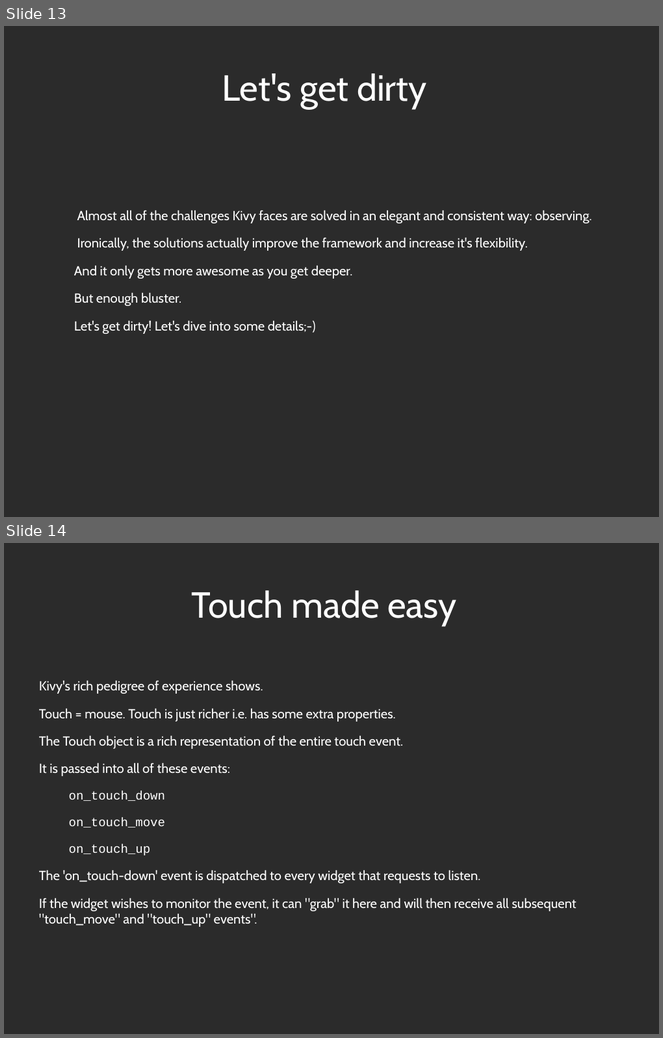
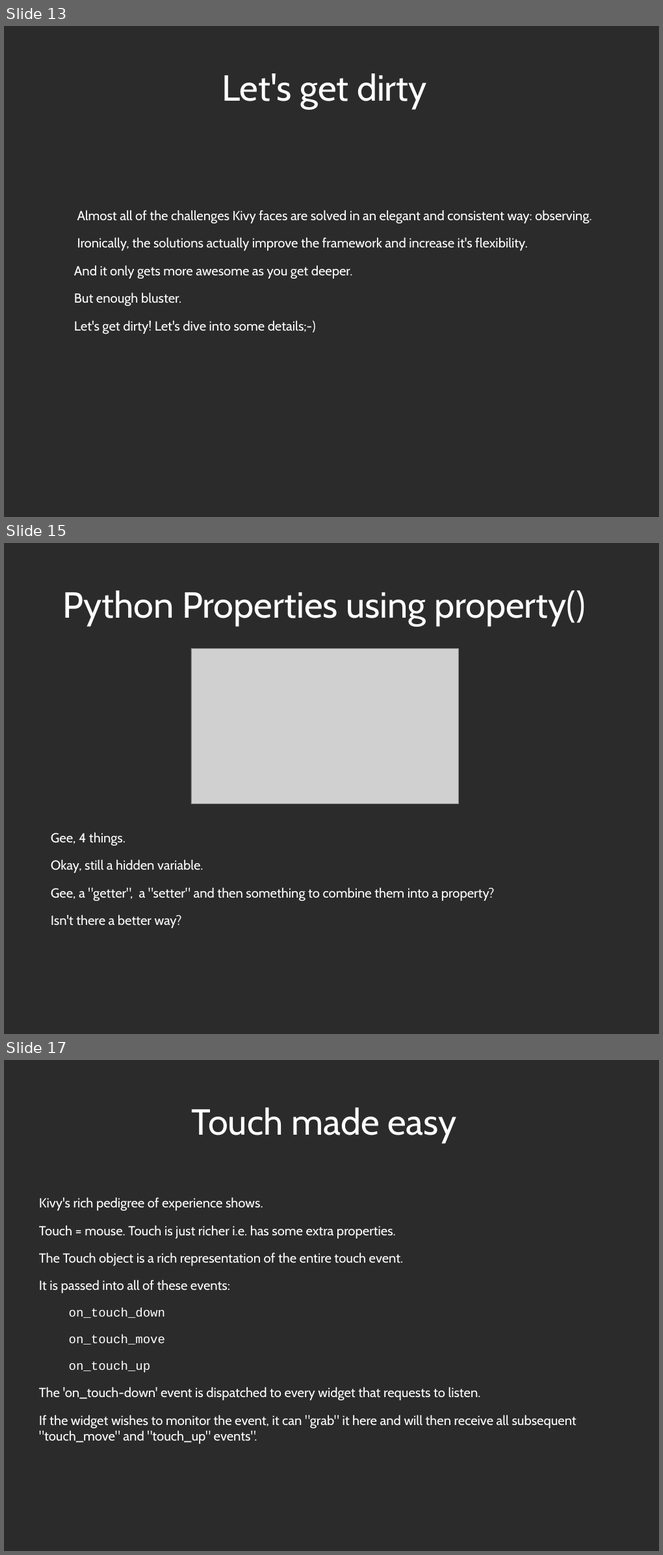
Before and after one commit to Zen-CODE/kivybits, a slide deck: PyCon/ZA 2013/PyCon.odp. Shown one above the other, each under a label of ours: slides 13 and 14 before the commit, slides 13, 15 and 17 after it; the slides between them are not shown. The pictures are 663x1038 and 663x1555 pixels, drawn with LibreOffice and Linux fonts; fonts in the diff are those of the drawing; grey boxes stand for pictures; background and template pictures are left out; a plain dark background stands for a picture behind light text. Boxes give left, top, right and bottom in pixels: in the first picture for what was removed or moved away, otherwise in the second. Text is boxed around its words. In the diff, an @@ line names an element or a change of style, - is before the commit and + after.

Commit message:
Added Kivy property

```diff
--- a/PyCon/ZA 2013/PyCon.odp
+++ b/PyCon/ZA 2013/PyCon.odp
@@ slide 15 added at box(4, 543, 659, 1034), background picture (left out) @@
@@ title added at box(62, 590, 586, 626), 44 pt, text #FFFFFF @@
+Python Properties using property()
@@ picture added at box(191, 648, 459, 804) @@
@@ text added at box(51, 832, 495, 928), 16 pt, text #FFFFFF @@
+Gee, 4 things.
+Okay, still a hidden variable.
+Gee, a "getter", a "setter" and then something to combine them into a property?
+Isn't there a better way?
@@ what was slide 14 is now slide 17 @@
```
Also in this commit, not shown: 2 other slides added, 3 other files.
